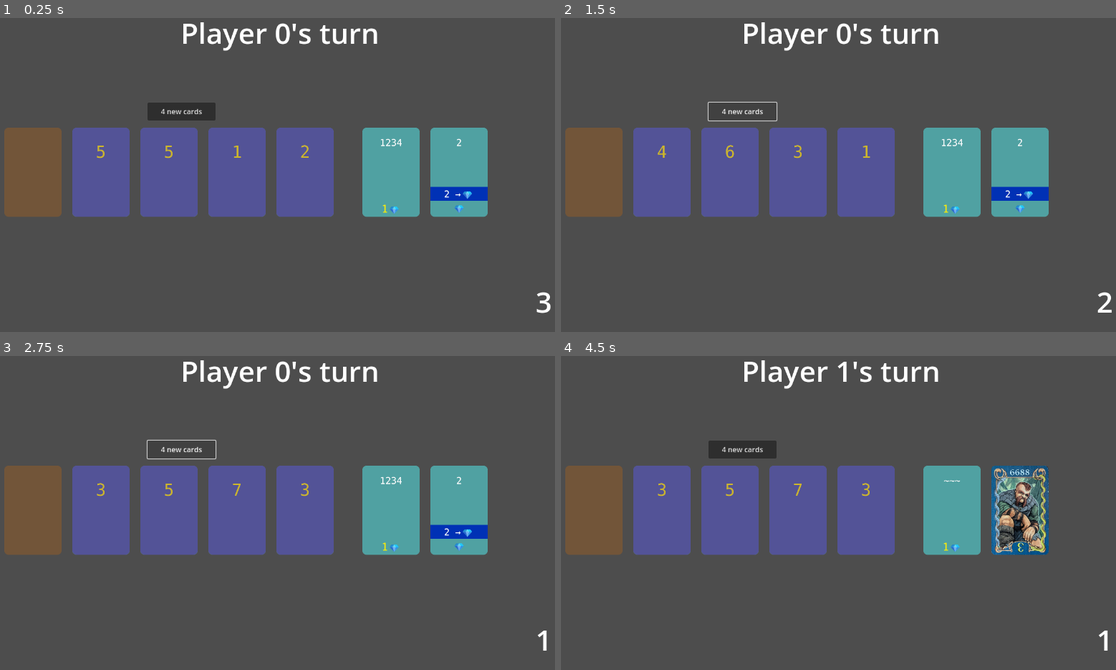
Above: before the commit, frames 1-4 (two rows, left to right).
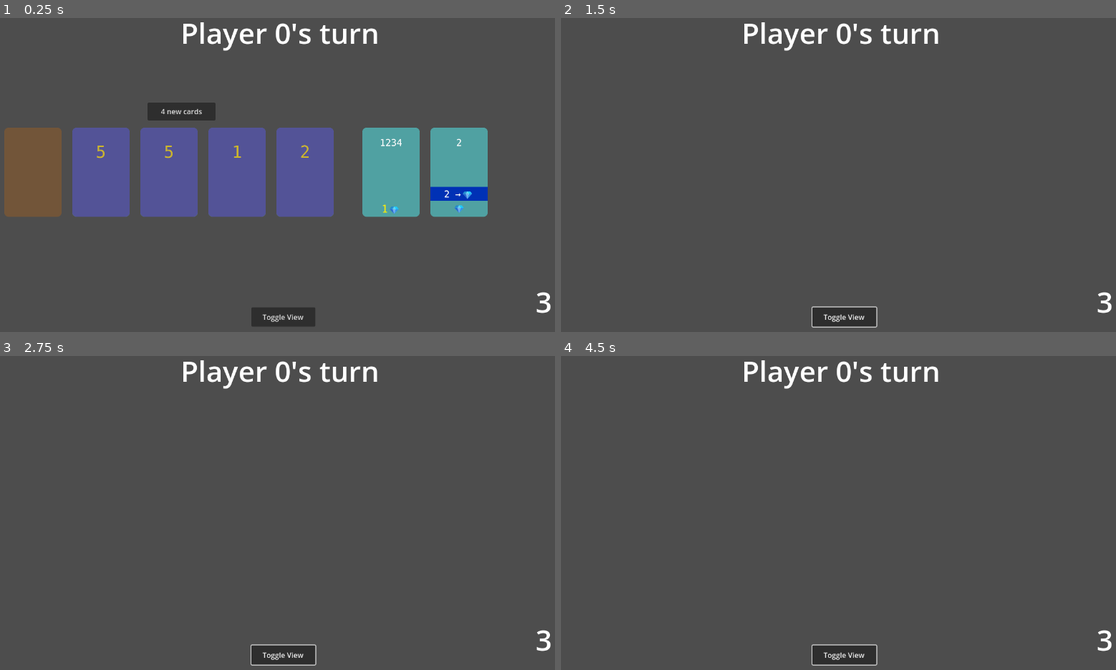
Above: after the commit, the same moments.

Repository: vbackeberg/game1
Game: Godot game, scene res://src/main.tscn
Same seed, same stepped clock (60 frames per second), same inputs: the game is played once before the commit and once after it.
Inputs (mouse positions are in pixels of both pictures, inside the frame that each line leads up to):
- Up to frame 1 (0.25 s): no input
- Up to frame 2 (1.5 s): click (844, 316) at 0.5 s, where only the run after the commit has a clickable "Toggle View"; click (744, 112) at 1.25 s, where only the run before the commit has a clickable "4 new cards"
- Up to frame 3 (2.75 s): click (183, 450) at 2 s, where only the run before the commit has a clickable "4 new cards"
- Up to frame 4 (4.5 s): click (594, 509) at 2.77 s; click (1021, 509) at 3.52 s; click (949, 509) at 4.27 s

The runs differ from the first frame. In frame 1, 0.6% of the frame differs, in the area x 45-57%, y 92-99%; in frame 2, 21%; in frame 3, 21%; in frame 4, 22%, in the area x 0-100%, y 1-99%.

Commit message:
add toggle view button

Diff:
--- a/src/main.tscn
+++ b/src/main.tscn
@@ -78,6 +78,15 @@
 horizontal_alignment = 1
 vertical_alignment = 1
 
+[node name="ToggleViewButton" type="Button" parent="."]
+offset_left = 576.0
+offset_top = 657.0
+offset_right = 719.0
+offset_bottom = 700.0
+size_flags_horizontal = 4
+size_flags_vertical = 8
+text = "Toggle View"
+
 [connection signal="action_used" from="MiddleArea" to="." method="_on_action_used"]
 [connection signal="action_used" from="PlayerArea" to="." method="_on_action_used"]
 [connection signal="visibility_changed" from="PlayerArea" to="PlayerArea" method="_on_visibility_changed"]
@@ -92,3 +101,4 @@
 [connection signal="action_used" from="PlayerArea6" to="." method="_on_action_used"]
 [connection signal="visibility_changed" from="PlayerArea6" to="PlayerArea6" method="_on_visibility_changed"]
 [connection signal="pressed" from="WinOverlay/NewGameButton" to="." method="_on_new_game_button_pressed"]
+[connection signal="pressed" from="ToggleViewButton" to="." method="toggle_view"]
